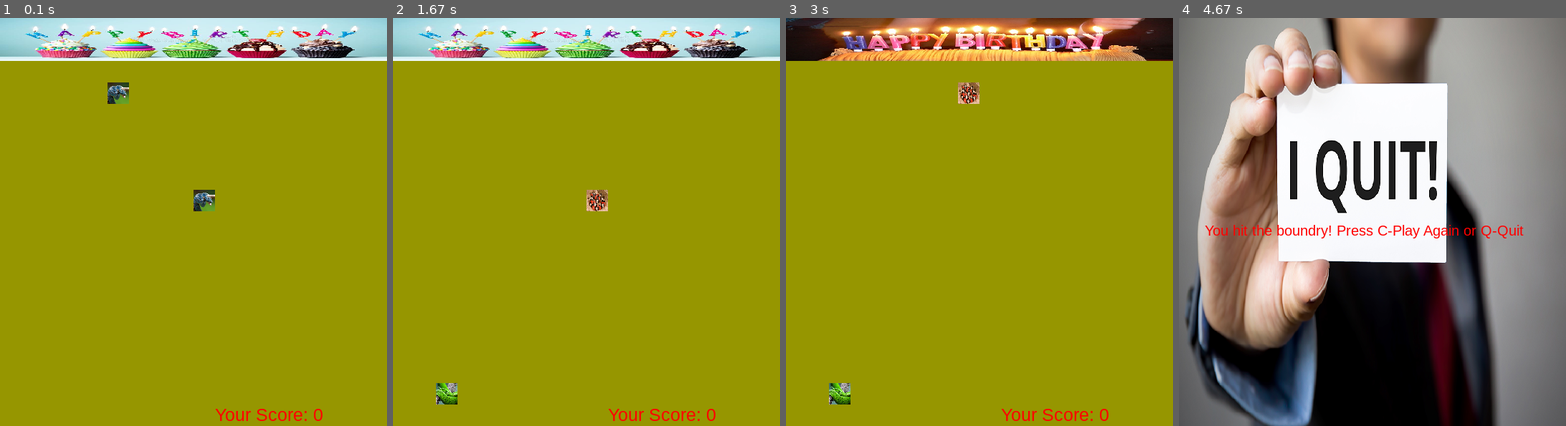
Above: before the commit, frames 1-4 (left to right).
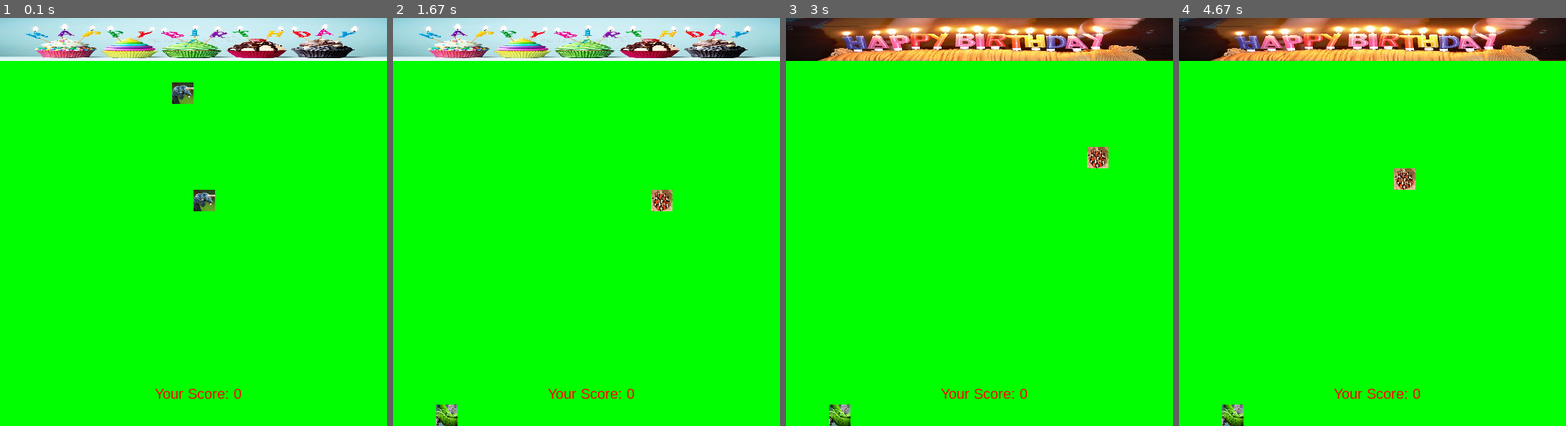
Above: after the commit, the same moments.

Repository: Bhaumik-Tandan/Birthday_pygame
Game: pygame game, started from main.py
Two runs of this game, one before a commit and one after it. Both use one fixed random seed, a clock stepped at 60 frames per second and the inputs below.
Inputs:
- Up to frame 1 (0.1 s): no input
- Up to frame 2 (1.67 s): hold Esc 0.33-0.8 s; hold Right 0.33-0.8 s; tap C at 0.83 s; hold D 1.17-1.63 s
- Up to frame 3 (3 s): hold Up 1.67-2.1 s; hold D 2.13-2.63 s; hold Left from 2.67 s (still down)
- Up to frame 4 (4.67 s): release Left at 3.2 s; hold S 3.23-3.78 s; hold Left 3.82-4.37 s; hold W from 4.4 s (still down)

The runs differ from the first frame. In frame 1, 89% of the frame differs, in the area x 0-100%, y 10-100%; in frame 2, 89%; in frame 3, 89%; in frame 4, 100%, in the area x 0-100%, y 0-100%.

Commit message:
files added and json features added

Diff:
--- a/a.py
+++ /dev/null
@@ -1,6 +0,0 @@
-import json
-
-f = open('settings.json',)
-d = json.load(f)
-print(d["window width"]+1)
-f.close()
--- /dev/null
+++ b/files_get_data.py
@@ -0,0 +1,20 @@
+import os
+import random as r
+qu=[]
+for i in os.listdir("asset\\quit_photo"):# find the list of all files in the folder
+    qu.append(i)
+lu=r.randrange(len(qu))#select random image
+qi=qu[lu]
+#audio
+qu=[]
+for i in os.listdir("asset\\audio"):# find the list of all files in the folder
+    qu.append(i)
+#select random audio
+qa=qu[r.randrange(len(qu))]
+#all photos of snake
+def snake_photo(p,w,h):
+    pi=[]
+    for i in os.listdir("asset\\snake_photo"):
+        img=p.image.load(os.path.join(os.getcwd(),"asset\\snake_photo\\"+i))
+        pi.append(p.transform.scale(img,(w,h)))
+    return pi
--- /dev/null
+++ b/json_get_data.py
@@ -0,0 +1,19 @@
+import json
+f = open('settings.json',)
+d = json.load(f)
+block_width=d["size"]["block width"]
+block_height=d["size"]["block height"]
+ww=d["size"]["window width"]*block_width
+wh=d["size"]["windows height"]*block_height
+fs=d["full screen"]
+aud=d["audio"]
+m_font_size=d["msg"]["font size"]
+m_font_color=d["msg"]["font color"]
+m_font_type=d["msg"]["type"]
+hbb=d["size"]["happy birthday banner height"]
+score_font_size=d["score"]["font size"]
+score_font_color=d["score"]["color"]
+score_type=d["score"]["type"]
+speed=d["speed"]
+speed_increment=d["speed increment"]
+f.close()
--- a/code.py
+++ b/main.py
@@ -1,48 +1,27 @@
 import pygame as p
 import os
 import random as r
-import json
+from json_get_data import *
+from files_get_data import *
 p.init()
-###################Json settings
-f = open('settings.json',)
-d = json.load(f)
-ww=d["window width"]
-wh=d["windows height"]
-fs=d["full screen"]
-aud=d["audio"]
-f.close()
-########################################
+#audio
 if fs:
     d=p.display.set_mode((ww,wh),p.FULLSCREEN)#display width
 else:
     d=p.display.set_mode((ww,wh))
-#quit image selection
-qu=[]
-for i in os.listdir("asset\\quit_photo"):# find the list of all files in the folder
-    qu.append(i)
-lu=r.randrange(len(qu))#select random image
-a=p.image.load(os.path.join(os.getcwd(),"asset\\quit_photo\\"+qu[lu]))#quit image
-#audio
-qu=[]
-for i in os.listdir("asset\\audio"):# find the list of all files in the folder
-    qu.append(i)
-lu=r.randrange(len(qu))#select random audio
-p.mixer.music.load(os.path.join(os.getcwd(),"asset\\audio\\"+qu[lu]))#audio
+a=p.image.load(os.path.join(os.getcwd(),"asset\\quit_photo\\"+qi))#quit image
+p.mixer.music.load(os.path.join(os.getcwd(),"asset\\audio\\"+qa))#audio
 if aud:
     p.mixer.music.play(-1)
-#all photos of snake
-pi=[]
-for i in os.listdir("asset\\snake_photo"):
-    img=p.image.load(os.path.join(os.getcwd(),"asset\\snake_photo\\"+i))
-    pi.append(p.transform.scale(img,(30,30)))
 p.display.set_icon(a)#icon photo
+pi=snake_photo(p,block_width,block_height)# retieve all photos
 c = p.time.Clock()
-def fun(m):
+def quit(m):
     while True:
         a=p.transform.scale(pic,(d.get_size()[0],d.get_size()[1]))
         d.blit(a,(0,0))
         #quit text
-        d.blit(p.font.SysFont("bahnschrift",20).render(m+"! Press C-Play Again or Q-Quit",True,(255,0,0)), [d.get_size()[0]/15,d.get_size()[1]/2])
+        d.blit(p.font.SysFont(m_font_type,m_font_size).render(m+"! Press C-Play Again or Q-Quit",True,m_font_color), [d.get_size()[0]/15,d.get_size()[1]/2])
         p.display.update()
         for event in p.event.get():
                if event.type == p.KEYDOWN:
@@ -55,77 +34,77 @@
                    p.quit()
 def gameLoop():
     #start index
-    x1=270
-    y1=240
+    x1=block_width*9
+    y1=block_height*8
     l=r.randrange(len(pi))
     x1_change=0
     y1_change=0
-    sp=5
+    sp=speed
     sl=[]
     se=[pi[r.randrange(len(pi))]]
-    foodx=r.randrange(18)*30
-    foody=r.randrange(17)*30+60# +60 is so that food does not come on upper image
+    foodx=r.randrange(ww//block_width)*block_width
+    foody=r.randrange((wh-hbb)//block_height)*block_height+block_height*hbb# +60 is so that food does not come on upper image
     sl.append([x1,y1])
     while True:
         for event in p.event.get():
             if event.type==p.QUIT:
                 p.quit()
             if event.type==p.KEYDOWN:
-                if event.key == p.K_LEFT:
-                    if x1_change ==30:#this is if snake is moving in right and we say to to go to left it should not overlap
+                if event.key == p.K_LEFT or event.key == p.K_a:
+                    if x1_change ==block_width and sp!=5:#this is if snake is moving in right and we say to to go to left it should not overlap and if it is only single then it may not be exceuted
                         break
-                    x1_change = -30
+                    x1_change = -block_width
                     y1_change = 0
-                elif event.key == p.K_RIGHT:
-                    if x1_change ==-30:
+                elif event.key == p.K_RIGHT or event.key == p.K_d:
+                    if x1_change ==-block_width and sp!=5:
                         break
-                    x1_change = 30
+                    x1_change = block_width
                     y1_change = 0
-                elif event.key == p.K_UP:
-                    if y1_change ==30:
+                elif event.key == p.K_UP or event.key == p.K_w:
+                    if y1_change ==block_height and sp!=5:
                         break
-                    y1_change = -30
+                    y1_change = -block_height
                     x1_change = 0
-                elif event.key == p.K_DOWN:
-                    if y1_change ==-30:
+                elif event.key == p.K_DOWN or event.key == p.K_s:
+                    if y1_change ==-block_height and sp!=5:
                         break
-                    y1_change = 30
+                    y1_change = block_height
                     x1_change = 0
                 elif event.key==p.K_ESCAPE:#escape to go to menu
-                    fun("You press excape")
+                    quit("You press excape")
         x1 += x1_change
         y1 += y1_change
-        if x1 >=d.get_size()[0] or x1 < 0 or y1>=d.get_size()[1] or y1 < 60:# this is if we go out of screen
-            fun("You hit the boundry")
+        if x1 >=d.get_size()[0] or x1 < 0 or y1>=d.get_size()[1] or y1 < block_width*hbb:# this is if we go out of screen
+            quit("You hit the boundry")
             return 0
-        d.fill((150,150,0))
+        d.fill("green")
         qu=[]
         for i in os.listdir("asset\\birthday_photo"):# happy birthday photo
             qu.append(i)
         lu=r.randrange(len(qu))#select random audio
         b=p.image.load(os.path.join(os.getcwd(),"asset\\birthday_photo\\"+qu[lu]))#the birthday imae keep on blinking
-        b=p.transform.scale(b,(d.get_size()[0],60))
+        b=p.transform.scale(b,(d.get_size()[0],block_width*hbb))
         d.blit(b,(0,0))
         f=0
         if x1 == foodx and y1 == foody:
-            sp+=0.2
+            sp+=speed_increment
             while True:
-                foodx=r.randrange(18)*30
-                foody=r.randrange(17)*30+60
-                if [foodx,foody] not in sl:
+                 foodx=r.randrange(ww//block_width)*block_width
+                 foody=r.randrange((wh-hbb)//block_height)*block_height+block_height*hbb
+                 if [foodx,foody] not in sl:
                     break
             se.append(pi[l])
             f=1
             l=r.randrange(len(pi))
         d.blit(pi[l],(foodx,foody))
         msg="Your Score: "+str(len(sl)-1)
-        d.blit(p.font.SysFont("bahnschrift",25).render(msg,True,(255,0,0)),[300,540])
+        d.blit(p.font.SysFont(score_type,score_font_size).render(msg,True,score_font_color),[0+ww*(4/10),0+wh*(9/10)])
         snake_Head=[x1,y1]
         if f==0:
             del sl[0]
         for x in sl[::-1]:#incase the snake colides to itself
             if x == snake_Head:
-                fun("You have hit the snake")
+                quit("You have hit the snake")
         sl.append([x1,y1])
         for x in range(len(sl)-1,-1,-1):
              d.blit(se[x],(sl[x][0],sl[x][1]))
--- a/settings.json
+++ b/settings.json
@@ -1,6 +1,24 @@
 {
-    "window width":540,
-    "windows height":570,
-    "full screen":false,
-    "audio":false
+    "size":{
+    "block width":30,
+    "block height":30,
+    "window width":18,
+    "windows height":19,
+    "happy birthday banner height":2},
+    "full screen":true,
+    "audio":false,
+    "score":{
+        "font size":20,
+        "color":"red",
+        "type":"bahnschrift"
+    },
+    "msg":
+    {
+        "font size":20,
+        "font color":"green",
+        "type":"bahnschrift"
+    },
+    "background color":"green",
+    "speed":5,
+    "speed increment":0.2
 }
